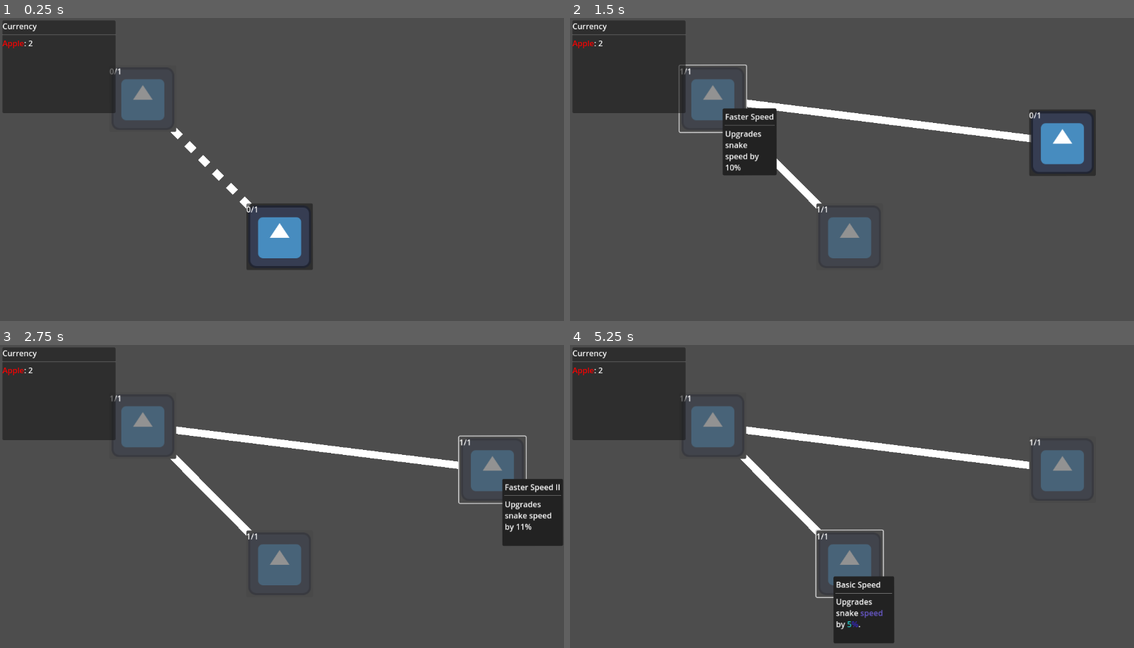
Above: before the commit, frames 1-4 (two rows, left to right).
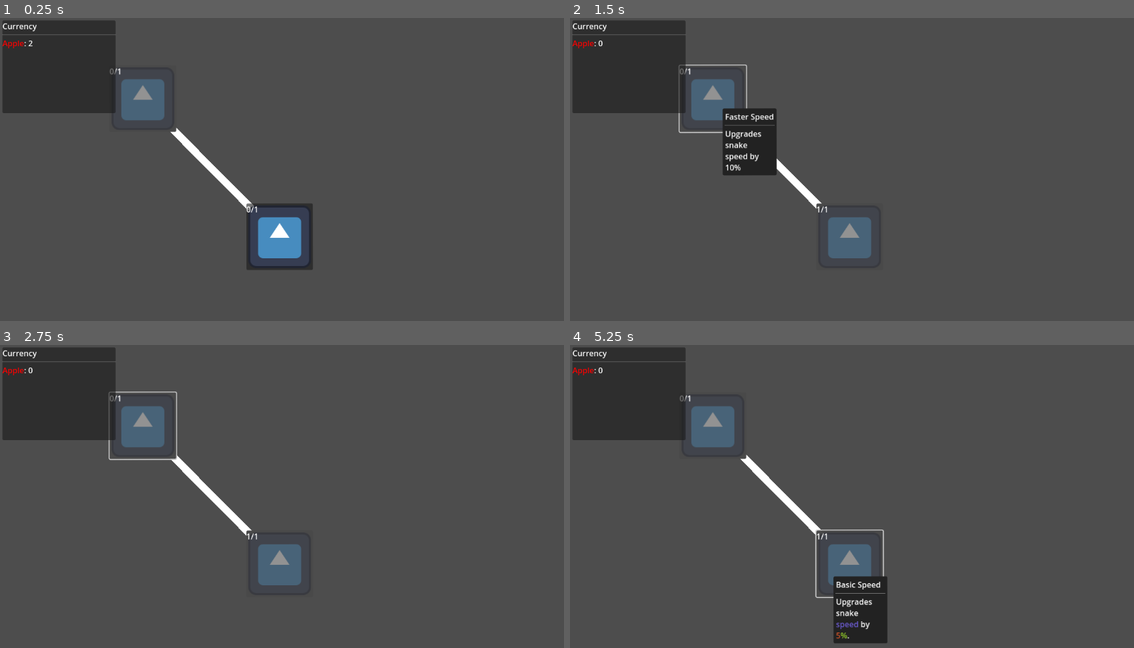
Above: after the commit, the same moments.

Repository: tylercchase/gmtk-2025
Game: Godot game, scene res://src/menus/upgrade/upgrade_menu.tscn
Two runs of this game, one before a commit and one after it. Both use one fixed random seed, a clock stepped at 60 frames per second and the inputs below. This scene is started directly instead of the project's main scene. The engine's default icon, where the game draws it, is replaced by a stand-in: a white triangle on a blue panel in a dark square.
Inputs (mouse positions are in pixels of both pictures, inside the frame that each line leads up to):
- Up to frame 1 (0.25 s): no input
- Up to frame 2 (1.5 s): click "test" at 0.5 s; click (711, 99) at 1.25 s, where only the run before the commit has a clickable "test"
- Up to frame 3 (2.75 s): click (490, 469) at 2 s, where only the run before the commit has a clickable "test"
- Up to frame 4 (5.25 s): tap Enter at 2.75, 4.25 s; move the mouse to (976, 487) at 2.77 s; hold D (move_right) 2.78-3.53 s; click (976, 487) at 2.85 s; tap Space at 3.5, 5 s; move the mouse to (739, 517) at 3.52 s; hold A (move_left) 3.53-4.28 s; click (739, 517) at 3.6 s; move the mouse to (908, 432) at 4.27 s; hold D (move_right) from 4.28 s (still down); click (908, 432) at 4.35 s; move the mouse to (823, 566) at 5.02 s; click (823, 566) at 5.1 s

The runs differ from the first frame. In frame 1, 0.2% of the frame differs, in the area x 30-46%, y 37-64%; in frame 2, 2.9%; in frame 3, 4.8%, in the area x 5-100%, y 7-67%; in frame 4, 2.8%.

Commit message:
feat: setup upgrade purchasing

Diff:
--- a/src/menus/upgrade/currency_panel.gd
+++ b/src/menus/upgrade/currency_panel.gd
@@ -8,6 +8,11 @@
 func _ready() -> void:
     template = currency_label.text
     update_text()
+    Events.inventory_changed.connect(_on_inventory_changed)
+
+
+func _on_inventory_changed():
+    update_text()
 
 
 func update_text():
--- a/src/menus/upgrade/tree_connection_manager.gd
+++ b/src/menus/upgrade/tree_connection_manager.gd
@@ -31,8 +31,6 @@
 	for button in upgrade_buttons.values():
 		var resource = button.upgrade_resource
 		button.visible = check_button_enabled(resource)
-		if !button.maxed:
-			button.disabled = false
 	for button in upgrade_buttons.values():
 		if !button.visible:
 			for requirement in button.upgrade_resource.requirements:
@@ -46,7 +44,6 @@
 	update_button_visibility()
 	update_connections()
 
-
 func update_connections():
 	for button in upgrade_buttons.values():
 		var resource = button.upgrade_resource
@@ -57,7 +54,7 @@
 					if upgrade_buttons[requirement.id].visible and button.visible:
 						var base_coords = button.global_position + button.get_global_rect().size / 2
 						var dest_coords = upgrade_buttons[requirement.id].global_position + upgrade_buttons[requirement.id].get_global_rect().size / 2
-						if !button.disabled or button.maxed:
+						if !button.disabled or button.maxed or !button.buyable:
 							draw_line(base_coords, dest_coords, Color.WHITE, 15.0)
 						else:
 							draw_dashed_line(base_coords, dest_coords, Color.WHITE, 15.0, 20.0)
--- a/src/menus/upgrade/upgrade_button.gd
+++ b/src/menus/upgrade/upgrade_button.gd
@@ -10,11 +10,17 @@
 
 @export var purchased_amount_label: Label
 var maxed = false
+var buyable = false
 func _ready() -> void:
 	if !Engine.is_editor_hint():
 		mouse_entered.connect(_on_mouse_entered)
 		mouse_exited.connect(_on_mouse_exited)
 		pressed.connect(_on_button_pressed)
+	update_display()
+
+	Events.inventory_changed.connect(_on_inventory_changed)
+
+func _on_inventory_changed():
 	update_display()
 
 
@@ -23,14 +29,26 @@
 		$Label.text = upgrade_resource.name
 	$Label.visible = Engine.is_editor_hint()
 	var max_upgrade_count = len(upgrade_resource.purchase_prices)
+	var total_purchased = 0
+
 	if State.purchased_upgrades.has(upgrade_resource.id):
-		var total_purchased = State.purchased_upgrades[upgrade_resource.id]
+		total_purchased = State.purchased_upgrades[upgrade_resource.id]
 		purchased_amount_label.text = str(total_purchased) + "/" +str(max_upgrade_count)
 		if total_purchased >= max_upgrade_count:
 			disabled = true
 			maxed = true
 	else:
 		purchased_amount_label.text = str(0) + "/" +str(max_upgrade_count)
+	if disabled or len(upgrade_resource.purchase_prices) == 0:
+		return
+	# update if we can actually purchase something
+	var current_purchase_price : UpgradeCost = upgrade_resource.purchase_prices[total_purchased]
+	if State.inventory.has(current_purchase_price.resource_id):
+		print(State.inventory[current_purchase_price.resource_id])
+		disabled = State.inventory[current_purchase_price.resource_id] > current_purchase_price.amount
+		buyable = disabled
+	else:
+		disabled = true
 	# as well as update icon
 
 # need to have some logic here for listening to currency updates and enabling/disabling the button press
@@ -47,7 +65,10 @@
 		State.purchased_upgrades[upgrade_resource.id] += 1
 	else:
 		State.purchased_upgrades[upgrade_resource.id] = 1
-	# remove the required amount from things
 
+	var price = upgrade_resource.purchase_prices[State.purchased_upgrades[upgrade_resource.id] - 1]
+	State.inventory[price.resource_id] = clamp(State.inventory[price.resource_id] - price.amount, 0 , INF)
+	print(State.inventory)
+	Events.emit_purchased_upgrade()
+	Events.emit_inventory_changed()
 	update_display()
-	Events.emit_purchased_upgrade()
--- a/src/menus/upgrade/upgrade_menu.tscn
+++ b/src/menus/upgrade/upgrade_menu.tscn
@@ -11,6 +11,7 @@
 
 [node name="UpgradeMenu" type="Node2D"]
 rotation = -0.00138479
+metadata/_edit_horizontal_guides_ = [-116.0]
 
 [node name="Camera2D" type="Camera2D" parent="."]
 position = Vector2(-76, -89)
--- a/src/singletons/events.gd
+++ b/src/singletons/events.gd
@@ -5,6 +5,8 @@
 signal purchased_upgrade
 
 signal item_collected
+
+signal inventory_changed
 
 func emit_tooltip_changed(value):
     tooltip_changed.emit(value)
@@ -14,3 +16,6 @@
 
 func emit_item_collected(item: Item):
     item_collected.emit(item)
+
+func emit_inventory_changed():
+    inventory_changed.emit()
--- a/src/upgrades/upgrade.gd
+++ b/src/upgrades/upgrade.gd
@@ -5,7 +5,7 @@
 @export_multiline var description: String # some way of filling in the description later
 @export var id: String
 
-@export var purchase_prices: Array[int] # maybe needs a resource here for different types of currencies?? or an enum
+@export var purchase_prices: Array[UpgradeCost] # maybe needs a resource here for different types of currencies?? or an enum
 # also acts as a max-level count by the amount of purchase prices listed
 
 
--- a/src/upgrades/upgrade_cost.gd
+++ b/src/upgrades/upgrade_cost.gd
@@ -2,3 +2,4 @@
 extends Resource
 
 @export var resource_id: String
+@export var amount: int
--- a/src/upgrades/upgrades/resources/basic_speed.tres
+++ b/src/upgrades/upgrades/resources/basic_speed.tres
@@ -1,16 +1,23 @@
-[gd_resource type="Resource" script_class="StatUpgrade" load_steps=3 format=3 uid="uid://4pqkh6ahfar4"]
+[gd_resource type="Resource" script_class="StatUpgrade" load_steps=5 format=3 uid="uid://4pqkh6ahfar4"]
 
 [ext_resource type="Script" uid="uid://ps2c8mb4abcu" path="res://src/upgrades/upgrade_requirement.gd" id="1_3w3fe"]
+[ext_resource type="Script" uid="uid://bh0i4o5m8oh7a" path="res://src/upgrades/upgrade_cost.gd" id="1_4lcdj"]
 [ext_resource type="Script" uid="uid://bnner40wkr4wm" path="res://src/upgrades/upgrades/stat_upgrade.gd" id="2_3w3fe"]
+
+[sub_resource type="Resource" id="Resource_bjq6n"]
+script = ExtResource("1_4lcdj")
+resource_id = "apple"
+amount = 2
+metadata/_custom_type_script = "uid://bh0i4o5m8oh7a"
 
 [resource]
 script = ExtResource("2_3w3fe")
-stat = 0
-amount = 1.05
-type = 2
+stat_key = "speed"
+type = 1
+value = 1.05
 name = "Basic Speed"
 description = "Upgrades snake [color=slate_blue]speed[/color] by [rainbow speed=0.2]5%[/rainbow]."
 id = "basic-speed"
-purchase_prices = Array[int]([5])
+purchase_prices = Array[ExtResource("1_4lcdj")]([SubResource("Resource_bjq6n")])
 requirements = Array[ExtResource("1_3w3fe")]([])
 metadata/_custom_type_script = "uid://bnner40wkr4wm"
--- a/src/upgrades/upgrades/resources/speed_2.tres
+++ b/src/upgrades/upgrades/resources/speed_2.tres
@@ -1,7 +1,14 @@
-[gd_resource type="Resource" script_class="StatUpgrade" load_steps=4 format=3 uid="uid://bn0mnlfx3utoo"]
+[gd_resource type="Resource" script_class="StatUpgrade" load_steps=6 format=3 uid="uid://bn0mnlfx3utoo"]
 
 [ext_resource type="Script" uid="uid://ps2c8mb4abcu" path="res://src/upgrades/upgrade_requirement.gd" id="1_1ccju"]
+[ext_resource type="Script" uid="uid://bh0i4o5m8oh7a" path="res://src/upgrades/upgrade_cost.gd" id="1_mop8b"]
 [ext_resource type="Script" uid="uid://bnner40wkr4wm" path="res://src/upgrades/upgrades/stat_upgrade.gd" id="2_mop8b"]
+
+[sub_resource type="Resource" id="Resource_mop8b"]
+script = ExtResource("1_mop8b")
+resource_id = "apple"
+amount = 5
+metadata/_custom_type_script = "uid://bh0i4o5m8oh7a"
 
 [sub_resource type="Resource" id="Resource_1ccju"]
 script = ExtResource("1_1ccju")
@@ -11,12 +18,12 @@
 
 [resource]
 script = ExtResource("2_mop8b")
-stat = 0
-amount = 1.1
-type = 2
+stat_key = "speed"
+type = 1
+value = 1.1
 name = "Faster Speed"
 description = "Upgrades snake speed by 10%"
 id = "speed-2"
-purchase_prices = Array[int]([5])
+purchase_prices = Array[ExtResource("1_mop8b")]([SubResource("Resource_mop8b")])
 requirements = Array[ExtResource("1_1ccju")]([SubResource("Resource_1ccju")])
 metadata/_custom_type_script = "uid://bnner40wkr4wm"
--- a/src/upgrades/upgrades/resources/speed_3.tres
+++ b/src/upgrades/upgrades/resources/speed_3.tres
@@ -1,7 +1,14 @@
-[gd_resource type="Resource" script_class="StatUpgrade" load_steps=4 format=3 uid="uid://ch3fa657jofdw"]
+[gd_resource type="Resource" script_class="StatUpgrade" load_steps=6 format=3 uid="uid://ch3fa657jofdw"]
 
 [ext_resource type="Script" uid="uid://ps2c8mb4abcu" path="res://src/upgrades/upgrade_requirement.gd" id="1_70g6k"]
+[ext_resource type="Script" uid="uid://bh0i4o5m8oh7a" path="res://src/upgrades/upgrade_cost.gd" id="1_pymqe"]
 [ext_resource type="Script" uid="uid://bnner40wkr4wm" path="res://src/upgrades/upgrades/stat_upgrade.gd" id="2_pymqe"]
+
+[sub_resource type="Resource" id="Resource_pymqe"]
+script = ExtResource("1_pymqe")
+resource_id = "apple"
+amount = 10
+metadata/_custom_type_script = "uid://bh0i4o5m8oh7a"
 
 [sub_resource type="Resource" id="Resource_70g6k"]
 script = ExtResource("1_70g6k")
@@ -11,12 +18,12 @@
 
 [resource]
 script = ExtResource("2_pymqe")
-stat = 0
-amount = 1.11
-type = 2
+stat_key = "speed"
+type = 1
+value = 1.05
 name = "Faster Speed II"
 description = "Upgrades snake speed by 11%"
 id = "speed-3"
-purchase_prices = Array[int]([10])
+purchase_prices = Array[ExtResource("1_pymqe")]([SubResource("Resource_pymqe")])
 requirements = Array[ExtResource("1_70g6k")]([SubResource("Resource_70g6k")])
 metadata/_custom_type_script = "uid://bnner40wkr4wm"
